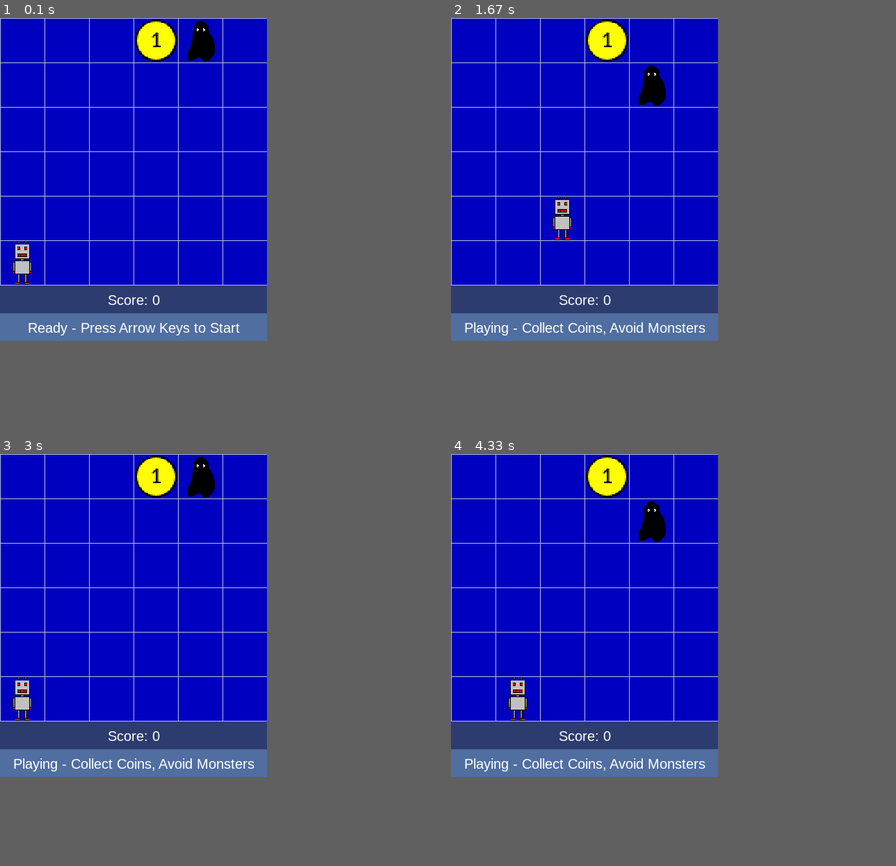
Above: before the commit, frames 1-4 (two rows, left to right).
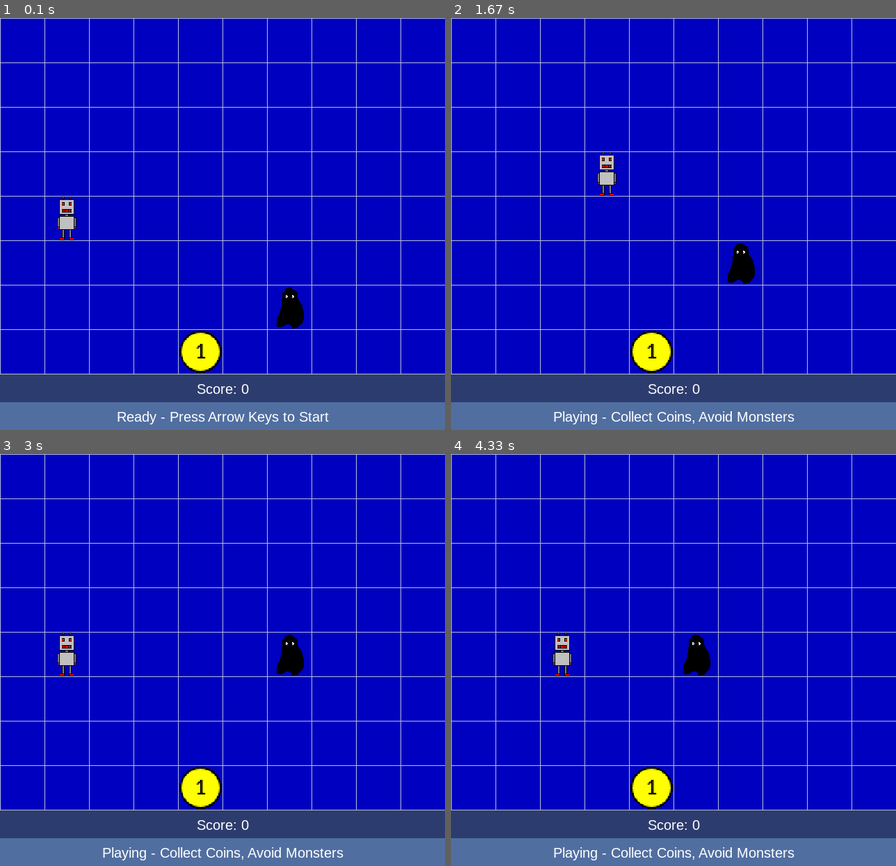
Above: after the commit, the same moments.

Repository: OHiddema/pygame
Game: pygame game, started from src/main.py
Same seed, same stepped clock (60 frames per second), same inputs: the game is played once before the commit and once after it.
Inputs:
- Up to frame 1 (0.1 s): no input
- Up to frame 2 (1.67 s): hold Right 0.33-0.8 s; hold Up 0.83-1.13 s; hold Right 1.17-1.63 s
- Up to frame 3 (3 s): hold Left 1.67-2.2 s; hold Down 2.23-2.53 s; hold Left 2.57-2.97 s
- Up to frame 4 (4.33 s): hold Up 3-3.37 s; hold Right 3.4-4.03 s; hold Down from 4.07 s (still down)
In our replay, the window is 384x465 before the commit and 640x593 after it. These sizes can differ from the game's own. Grey fills any space a smaller window leaves; there, only what the larger window draws over its background counts as a difference.

The runs differ from the first frame. In frame 1, 26% of the frame differs, in the area x 0-100%, y 0-100%; in frame 2, 26%; in frame 3, 26%; in frame 4, 26%.

Commit message:
rename methods, make all helper/internal methods private

Diff:
--- a/src/board.py
+++ b/src/board.py
@@ -76,7 +76,7 @@
 
     def move_monster(self, monster, robot_pos):
         legal_moves = self._get_legal_monster_moves(monster)
-        new_pos = monster.move_intelligent(legal_moves, robot_pos)
+        new_pos = monster.determine_monster_move(legal_moves, robot_pos)
         if not new_pos:
             return False
         self.move_entity(monster, new_pos)
--- a/src/entities.py
+++ b/src/entities.py
@@ -10,7 +10,7 @@
 
 
 # loader function that tries to load and scale the image
-def load_and_scale_image(path, field_size) -> pygame.Surface:
+def _load_and_scale_image(path, field_size) -> pygame.Surface:
     path = Path(__file__).resolve().parent / "assets" / path
     if not path.exists():
         raise FileNotFoundError(f"Image file not found: {path}")
@@ -22,9 +22,9 @@
     return pygame.transform.scale(image, (new_w, new_h))
 
 
-def make_image(filename: str, fallback_color: tuple[int, int, int], field_size: int = CELL_SIZE) -> pygame.Surface: # fmt: skip
+def _make_image(filename: str, fallback_color: tuple[int, int, int], field_size: int = CELL_SIZE) -> pygame.Surface: # fmt: skip
     try:
-        return load_and_scale_image(filename, field_size)
+        return _load_and_scale_image(filename, field_size)
     except FileNotFoundError:
         # fallback to colored boxes when image files could not be loaded
         filename = os.path.basename(filename)
@@ -46,7 +46,7 @@
         return self._pos
 
     # draw_CC stands for: draw Centred in Cell
-    def draw_CC(self, screen):
+    def draw_centered_in_grid(self, screen):
         x = self._pos.x * CELL_SIZE + (CELL_SIZE - self.image.get_width()) // 2
         y = self._pos.y * CELL_SIZE + (CELL_SIZE - self.image.get_height()) // 2
         screen.blit(self.image, (x, y))
@@ -56,7 +56,7 @@
     filename = "robot.png"
 
     def __init__(self, pos=Position(0, 0)):
-        image = make_image(self.filename, COLOR_ROBOT_FALLBACK)
+        image = _make_image(self.filename, COLOR_ROBOT_FALLBACK)
         super().__init__(pos, image)
 
 
@@ -64,7 +64,7 @@
     filename = "coin.png"
 
     def __init__(self, pos=Position(0, 0)):
-        image = make_image(self.filename, COLOR_COIN_FALLBACK)
+        image = _make_image(self.filename, COLOR_COIN_FALLBACK)
         super().__init__(pos, image)
 
 
@@ -72,11 +72,11 @@
     filename = "monster.png"
 
     def __init__(self, pos=Position(0, 0)):
-        image = make_image(self.filename, COLOR_MONSTER_FALLBACK)
+        image = _make_image(self.filename, COLOR_MONSTER_FALLBACK)
         super().__init__(pos, image)
         self.next_move_time = 0.0
 
-    def move_intelligent(self, legal_deltas: list[tuple[int, int]], robot_pos: Position): # fmt: skip
+    def determine_monster_move(self, legal_deltas: list[tuple[int, int]], robot_pos: Position): # fmt: skip
         if not legal_deltas:  # an empty list evaluates to False
             return
 
--- a/src/game_state.py
+++ b/src/game_state.py
@@ -18,7 +18,7 @@
     - round progression.
     """
 
-    class RobotState(Enum):
+    class Phase(Enum):
         COIN = 1
         MONSTER = 2
         READY = 3
@@ -53,9 +53,9 @@
             b = (GRID_W, CELL_SIZE * i)
             pygame.draw.line(self.grid_surface, COLOR_LINES, a, b)
 
-        self.reset()
-
-    def reset(self):
+        self._reset()
+
+    def _reset(self):
 
         self.round = 1
 
@@ -67,13 +67,13 @@
         self.pause_monster = Monster()
 
         self.score = 0
-        self.robot_state = self.RobotState.READY
+        self.robot_state = self.Phase.READY
         self.pause_end = 0.0
         self.pause_toggle = False
         self.pause_toggle_next = 0.0
-        self.setup_entities()
-
-    def next_round(self):
+        self._setup_entities()
+
+    def _next_round(self):
         self.round += 1
         self._monsters.clear()
         self._coins.clear()
@@ -81,45 +81,45 @@
         number = min(self.round, MAX_MONSTERS)
         self._monsters = [Monster() for _ in range(number)]
         self._coins = [Coin() for _ in range(number)]
-        self.setup_entities()
-
-    def setup_entities(self):
+        self._setup_entities()
+
+    def _setup_entities(self):
         """Place robot, coin and monsters on distinct free cells."""
         self.board.remove_all()
         for entity in [self.robot, *self._coins, *self._monsters]:
             self.board.place_at(self.board.random_free_position(), entity)
 
-    def get_status_message(self) -> str:
+    def _get_status_message(self) -> str:
         match self.robot_state:
-            case self.RobotState.MONSTER:
+            case self.Phase.MONSTER:
                 return STATUS_GAME_OVER
-            case self.RobotState.COIN:
+            case self.Phase.COIN:
                 return STATUS_GOT_IT
-            case self.RobotState.READY:
+            case self.Phase.READY:
                 return STATUS_READY
-            case self.RobotState.PLAYING:
+            case self.Phase.PLAYING:
                 return STATUS_PLAYING
 
     def update(self):
-        if self.robot_state in (self.RobotState.COIN, self.RobotState.MONSTER):
+        if self.robot_state in (self.Phase.COIN, self.Phase.MONSTER):
 
             now = time.perf_counter()
             # Toggle coin/monster on top vs robot on top
             if now >= self.pause_toggle_next:
                 self.pause_toggle = not self.pause_toggle
                 self.pause_toggle_next = now + self.pause_toggle_interval
-            if self.robot_state is self.RobotState.COIN:
+            if self.robot_state is self.Phase.COIN:
                 if now >= self.pause_end:
-                    self.robot_state = self.RobotState.READY
-                    self.next_round()
+                    self.robot_state = self.Phase.READY
+                    self._next_round()
             return
 
-        if self.robot_state is self.RobotState.PLAYING:
-            self.check_coin_collision()
+        if self.robot_state is self.Phase.PLAYING:
+            self._check_coin_collision()
 
         # check again -> value could be reset by check_coin_collision()
-        if self.robot_state is self.RobotState.PLAYING:
-            self.process_monster_turns()
+        if self.robot_state is self.Phase.PLAYING:
+            self._process_monster_turns()
 
     def draw(self):
 
@@ -144,33 +144,33 @@
         centered_text_in_rect(text, scoreboard_rect)
 
         # put the appropriate message centered on the statusbar
-        text = self.get_status_message()
+        text = self._get_status_message()
         centered_text_in_rect(text, statusbar_rect)
 
         for m in self._monsters:
             if m != self.pause_monster:
-                m.draw_CC(self.screen)
-
-        if self.robot_state in (self.RobotState.READY, self.RobotState.PLAYING):
+                m.draw_centered_in_grid(self.screen)
+
+        if self.robot_state in (self.Phase.READY, self.Phase.PLAYING):
             for c in self._coins:
-                c.draw_CC(self.screen)
-            self.robot.draw_CC(self.screen)
-
-        elif self.robot_state is self.RobotState.COIN:
+                c.draw_centered_in_grid(self.screen)
+            self.robot.draw_centered_in_grid(self.screen)
+
+        elif self.robot_state is self.Phase.COIN:
             self._draw_toggle_pair(self._coins[0], self.robot)
 
-        elif self.robot_state is self.RobotState.MONSTER:
+        elif self.robot_state is self.Phase.MONSTER:
             self._draw_overlay()
             for c in self._coins:
-                c.draw_CC(self.screen)
+                c.draw_centered_in_grid(self.screen)
             self._draw_toggle_pair(self.pause_monster, self.robot)
 
     def _draw_toggle_pair(self, top_obj, bottom_obj):
         top, bottom = (
             (top_obj, bottom_obj) if self.pause_toggle else (bottom_obj, top_obj)
         )
-        top.draw_CC(self.screen)
-        bottom.draw_CC(self.screen)
+        top.draw_centered_in_grid(self.screen)
+        bottom.draw_centered_in_grid(self.screen)
 
     def _draw_overlay(self):
         # Semi-transparent overlay for game over
@@ -178,7 +178,7 @@
         overlay.fill((0, 0, 0, 128))
         self.screen.blit(overlay, (0, 0))
 
-    def resync_monsters(self):
+    def _resync_monsters(self):
         """
         Called exactly when the robot makes its first move.
         Sets next_move_time for all monsters to be staggered starting from NOW.
@@ -189,44 +189,44 @@
             # (i + 1) to not let the first monster move at the exact moment the robot starts moving
             m.next_move_time = now + ((i + 1) * interval)
 
-    def process_monster_turns(self):
+    def _process_monster_turns(self):
         now = time.perf_counter()
         for m in self._monsters:
             if now >= m.next_move_time:
                 has_moved = self.board.move_monster(m, self.robot.pos)
                 if has_moved:
-                    self.check_monster_ran_into_robot(m)
+                    self._check_monster_ran_into_robot(m)
                 # Schedule next move relative to NOW
                 m.next_move_time = now + self.monster_move_delay
 
-    def check_coin_collision(self):
+    def _check_coin_collision(self):
         for c in self._coins[:]:
             if self.robot.pos == c.pos:
                 self.score += 1
                 if len(self._coins) == 1:
-                    self.robot_state = self.RobotState.COIN
+                    self.robot_state = self.Phase.COIN
                     self.pause_end = (
                         time.perf_counter() + self.pause_time_after_coin_catch
                     )
                 else:
-                    self.remove_coin(c)
+                    self._remove_coin(c)
                 return
 
-    def remove_coin(self, coin: Coin) -> None:
+    def _remove_coin(self, coin: Coin) -> None:
         self.board.remove_entity(coin)
         self._coins.remove(coin)
 
-    def check_monster_ran_into_robot(self, m: Monster):
+    def _check_monster_ran_into_robot(self, m: Monster):
         if self.robot.pos == m.pos:
-            self.activate_monster_state(m)
-
-    def check_robot_ran_into_monster(self, r: Robot):
+            self._activate_monster_state(m)
+
+    def _check_robot_ran_into_monster(self, r: Robot):
         occupant = self.board.occupant_at(r.pos)
         if isinstance(occupant, Monster):
-            self.activate_monster_state(occupant)
-
-    def activate_monster_state(self, m: Monster):
-        self.robot_state = self.RobotState.MONSTER
+            self._activate_monster_state(occupant)
+
+    def _activate_monster_state(self, m: Monster):
+        self.robot_state = self.Phase.MONSTER
         self.pause_monster = m
 
     def robot_move(self, delta: tuple[int, int]):
@@ -234,7 +234,7 @@
         if not self.board.is_within_bounds(candidate):
             return
         self.board.move_entity(self.robot, candidate)
-        if self.robot_state is not self.RobotState.PLAYING:
-            self.robot_state = self.RobotState.PLAYING
-            self.resync_monsters()
-        self.check_robot_ran_into_monster(self.robot)
+        if self.robot_state is not self.Phase.PLAYING:
+            self.robot_state = self.Phase.PLAYING
+            self._resync_monsters()
+        self._check_robot_ran_into_monster(self.robot)
--- a/src/main.py
+++ b/src/main.py
@@ -22,14 +22,14 @@
             if event.type == pygame.KEYDOWN:
                 key = event.key
 
-                if state.robot_state is state.RobotState.MONSTER:
+                if state.robot_state is state.Phase.MONSTER:
                     if key == pygame.K_r:
-                        state.reset()
+                        state._reset()
                         continue
 
                 if state.robot_state in (
-                    state.RobotState.READY,
-                    state.RobotState.PLAYING,
+                    state.Phase.READY,
+                    state.Phase.PLAYING,
                 ):
                     key = event.key
                     if key == pygame.K_LEFT:
--- a/src/settings.py
+++ b/src/settings.py
@@ -1,6 +1,6 @@
 # Grid sizes
-COLS = 6
-ROWS = 6
+COLS = 10
+ROWS = 8
 CELL_SIZE = 64
 
 # bar sizes
